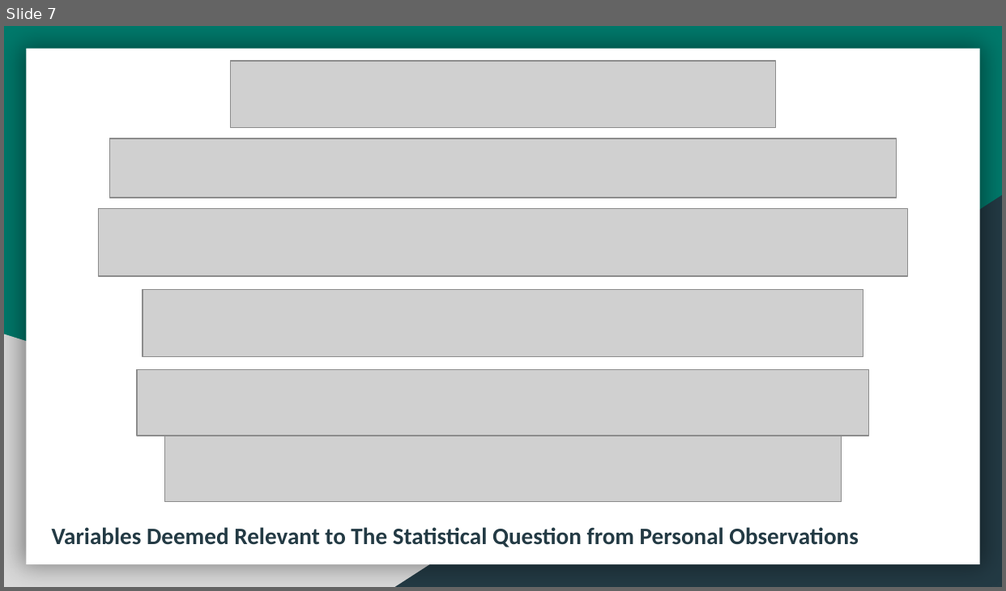
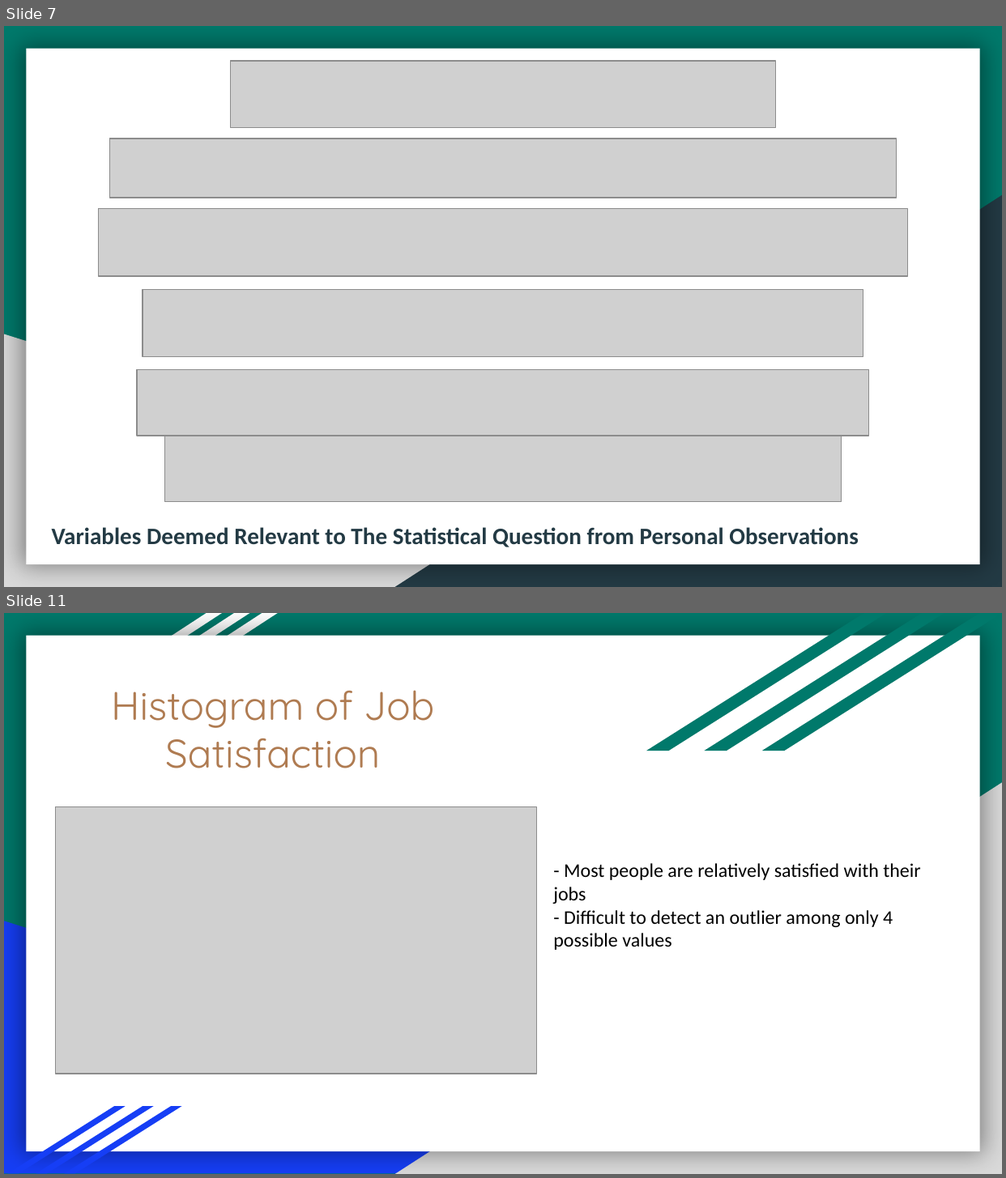
Before and after one commit to phillipseb/DSC530, a slide deck: ThinkStats2-master/final/Employee Attrition - DSC530 Final.pptx. Shown one above the other, each under a label of ours: slide 7 before the commit, slides 7 and 11 after it; the slides between them are not shown. The pictures are 1006x591 and 1006x1178 pixels, drawn with LibreOffice and Linux fonts; fonts in the diff are those of the drawing; grey boxes stand for pictures. Boxes give left, top, right and bottom in pixels: in the first picture for what was removed or moved away, otherwise in the second. Text is boxed around its words. In the diff, an @@ line names an element or a change of style, - is before the commit and + after.

```diff
--- a/ThinkStats2-master/final/Employee Attrition - DSC530 Final.pptx
+++ b/ThinkStats2-master/final/Employee Attrition - DSC530 Final.pptx
@@ slide 11 added at (4,613,1002,1174), background #00796B; not listed: 1 template element that a slide beside it also shows @@
@@ parallelogram added at (32,613,222,726), fill #FFFFFF @@
@@ parallelogram added at (60,613,249,726), fill #FFFFFF @@
@@ parallelogram added at (87,613,278,726), fill #FFFFFF @@
@@ parallelogram added at (646,613,886,751), fill #00796B @@
@@ parallelogram added at (705,613,944,751), fill #00796B @@
@@ parallelogram added at (762,613,1002,751), fill #00796B @@
@@ title added at (111,690,434,769), 28.8 pt, text #AF7B51 @@
+Histogram of Job Satisfaction
@@ right triangle added at (395,782,1002,1174), fill #D9D9D9 @@
@@ picture added at (56,807,537,1074) @@
@@ text added at (553,863,920,950), 14 pt, text #000000 @@
+- Most people are relatively satisfied with their jobs
+- Difficult to detect an outlier among only 4 possible values
@@ right triangle added at (4,922,808,1174), fill #163EF5 @@
@@ parallelogram added at (8,1107,126,1174), fill #163EF5 @@
@@ parallelogram added at (36,1107,154,1174), fill #163EF5 @@
@@ parallelogram added at (64,1107,181,1174), fill #163EF5 @@
```
Also in this commit, not shown: 1 slide changed, 29 other slides added.
